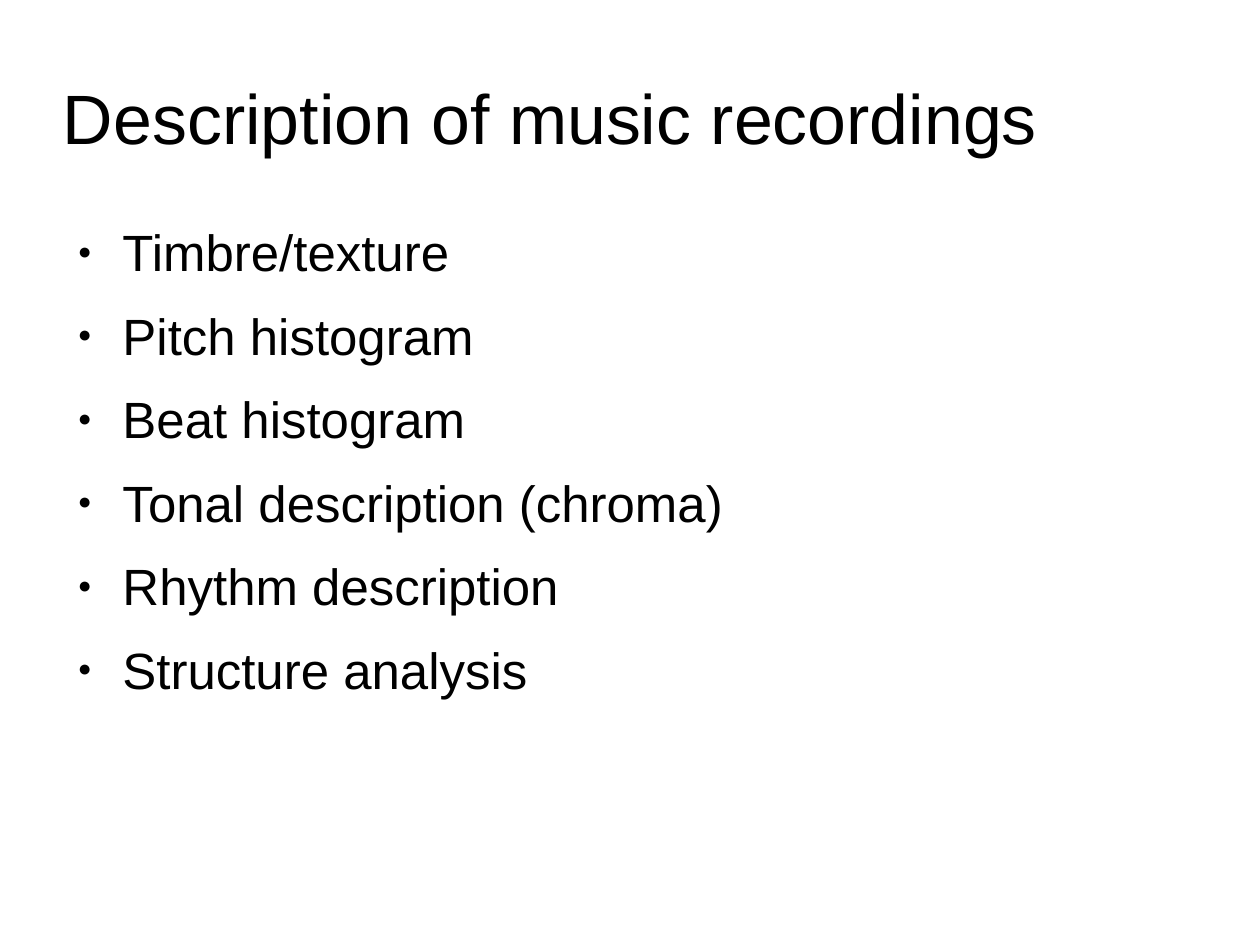
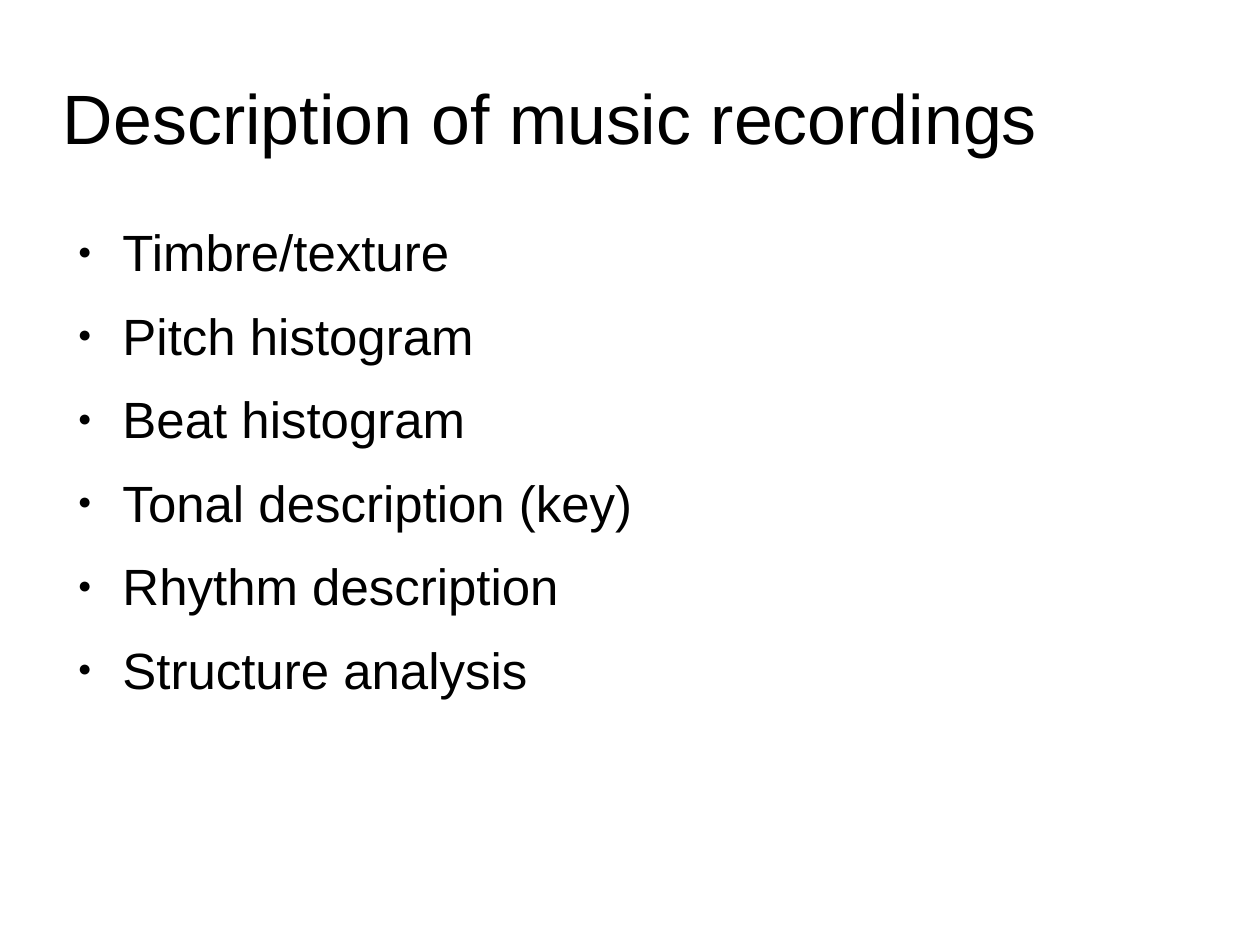
Before and after one commit to hoinx/sms-tools, a slide deck: slide 7 of lectures/9-Sound-description/9T2-Sound-music-description.odp (slide 5 before the commit). Drawn at 1260x945 pixels with LibreOffice and Linux fonts; fonts in the diff are those of the drawing. Boxes give left, top, right and bottom in pixels: in the first picture for what was removed or moved away, otherwise in the second. Text is boxed around its words. In the diff, an @@ line names an element or a change of style, - is before the commit and + after.

```diff
--- a/lectures/9-Sound-description/9T2-Sound-music-description.odp
+++ b/lectures/9-Sound-description/9T2-Sound-music-description.odp
@@ text at box(122, 485, 632, 532): text changed @@
-● Tonal description (chroma)
+● Tonal description (key)
```
Also in this commit, not shown: 3 other slides changed, 1 slide added, 3 other files.
